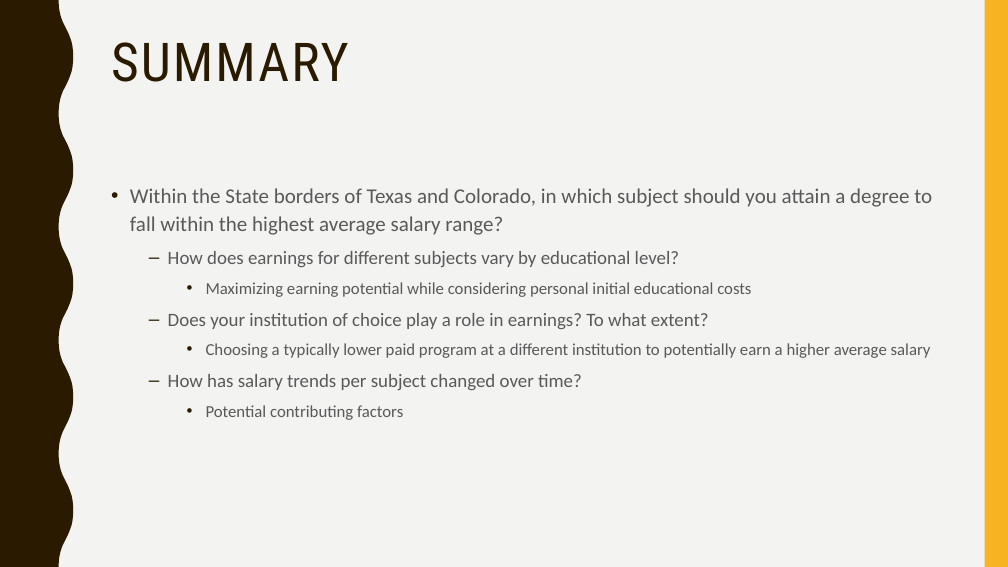
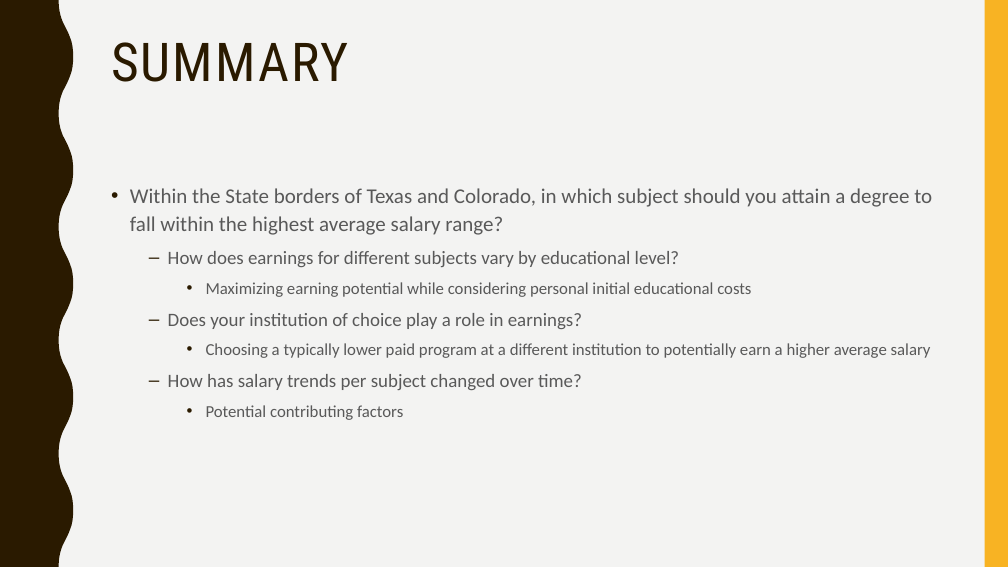
Before and after one commit to otrejo08/data_bootcamp_project1, a slide deck: slide 2 of data/Presentation1.pptx. Drawn at 1008x567 pixels with LibreOffice and Linux fonts; fonts in the diff are those of the drawing. Boxes give left, top, right and bottom in pixels: in the first picture for what was removed or moved away, otherwise in the second. Text is boxed around its words. In the diff, an @@ line names an element or a change of style, - is before the commit and + after.

```diff
--- a/data/Presentation1.pptx
+++ b/data/Presentation1.pptx
@@ text at (168,313,582,329): text changed @@
-  – Does your institution of choice play a role in earnings? To what extent?
+  – Does your institution of choice play a role in earnings?
```
Also in this commit, not shown: 13 slides added, 2 slides removed, 10 other files.
